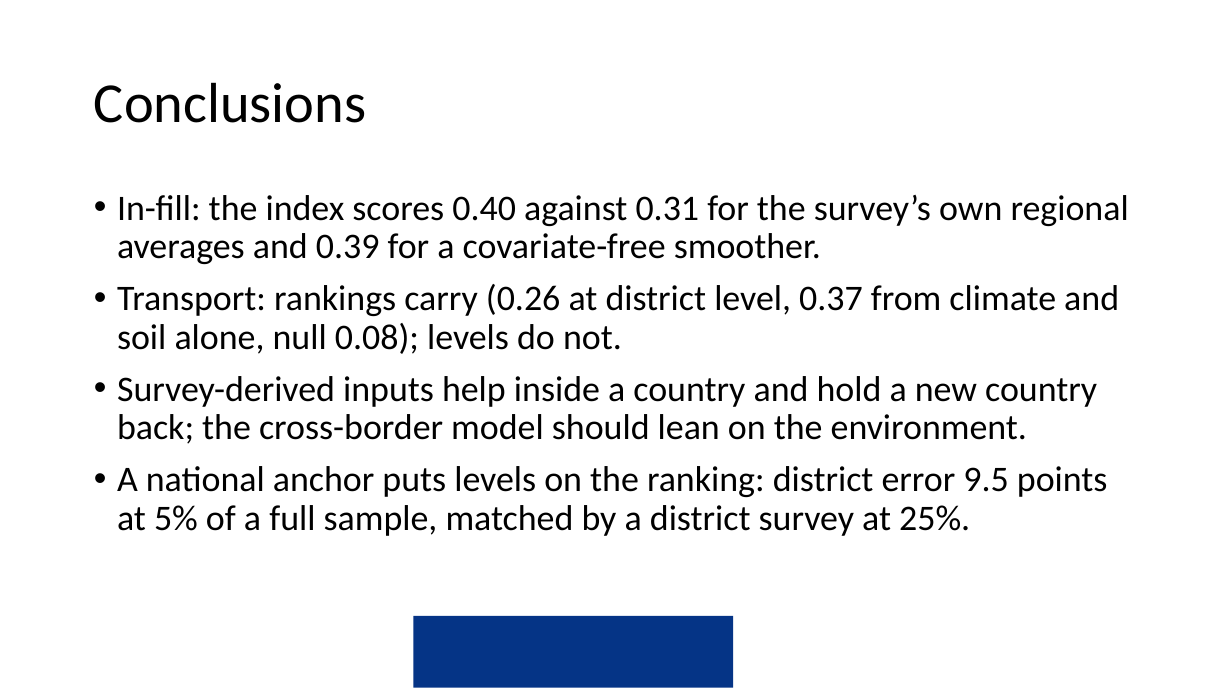
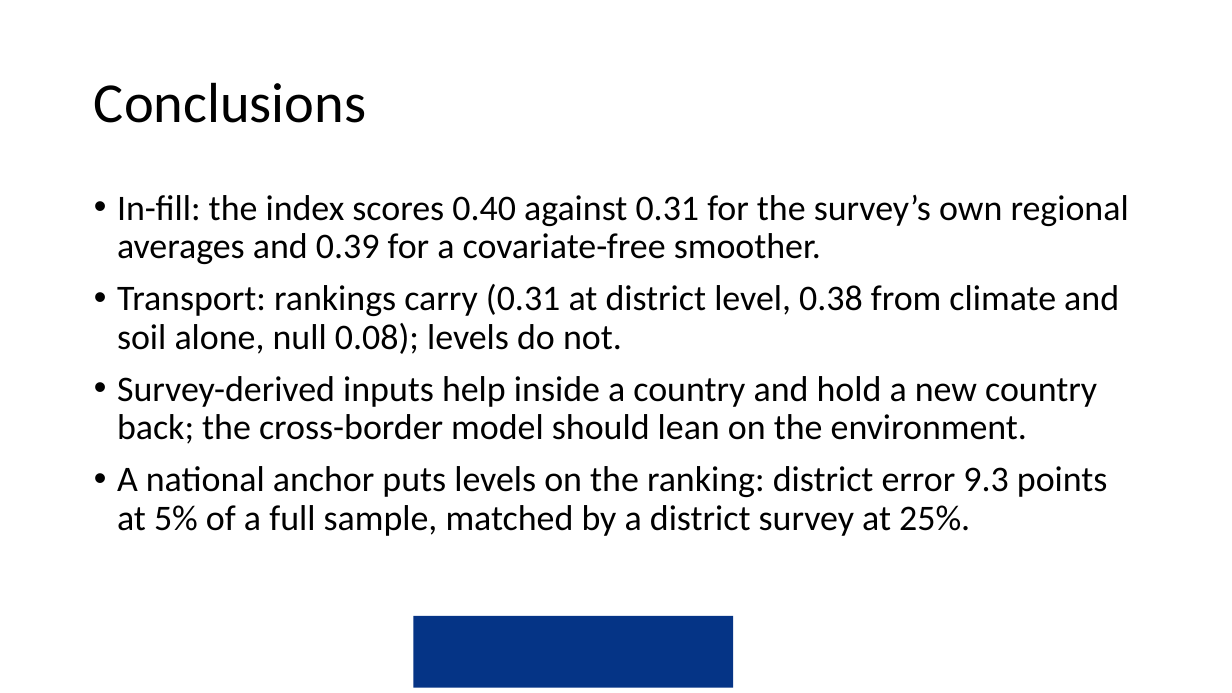
Before and after one commit to amertens/mn-prediction, a slide deck: slide 43 of docs/slides/MN-proxy-Ghana-presentation-2026-09.pptx. Drawn at 1232x693 pixels with LibreOffice and Linux fonts; fonts in the diff are those of the drawing; background and template pictures are left out. Boxes give left, top, right and bottom in pixels: in the first picture for what was removed or moved away, otherwise in the second. Text is boxed around its words. In the diff, an @@ line names an element or a change of style, - is before the commit and + after.

```diff
--- a/docs/slides/MN-proxy-Ghana-presentation-2026-09.pptx
+++ b/docs/slides/MN-proxy-Ghana-presentation-2026-09.pptx
@@ text at (117,284,1119,354): text changed @@
-• Transport: rankings carry (0.26 at district level, 0.37 from climate and soil alone, null 0.08); levels do not.
+• Transport: rankings carry (0.31 at district level, 0.38 from climate and soil alone, null 0.08); levels do not.
@@ text at (117,466,1108,536): text changed @@
-• A national anchor puts levels on the ranking: district error 9.5 points at 5% of a full sample, matched by a district survey at 25%.
+• A national anchor puts levels on the ranking: district error 9.3 points at 5% of a full sample, matched by a district survey at 25%.
```
Also in this commit, not shown: 21 other slides changed, 19 other files.
